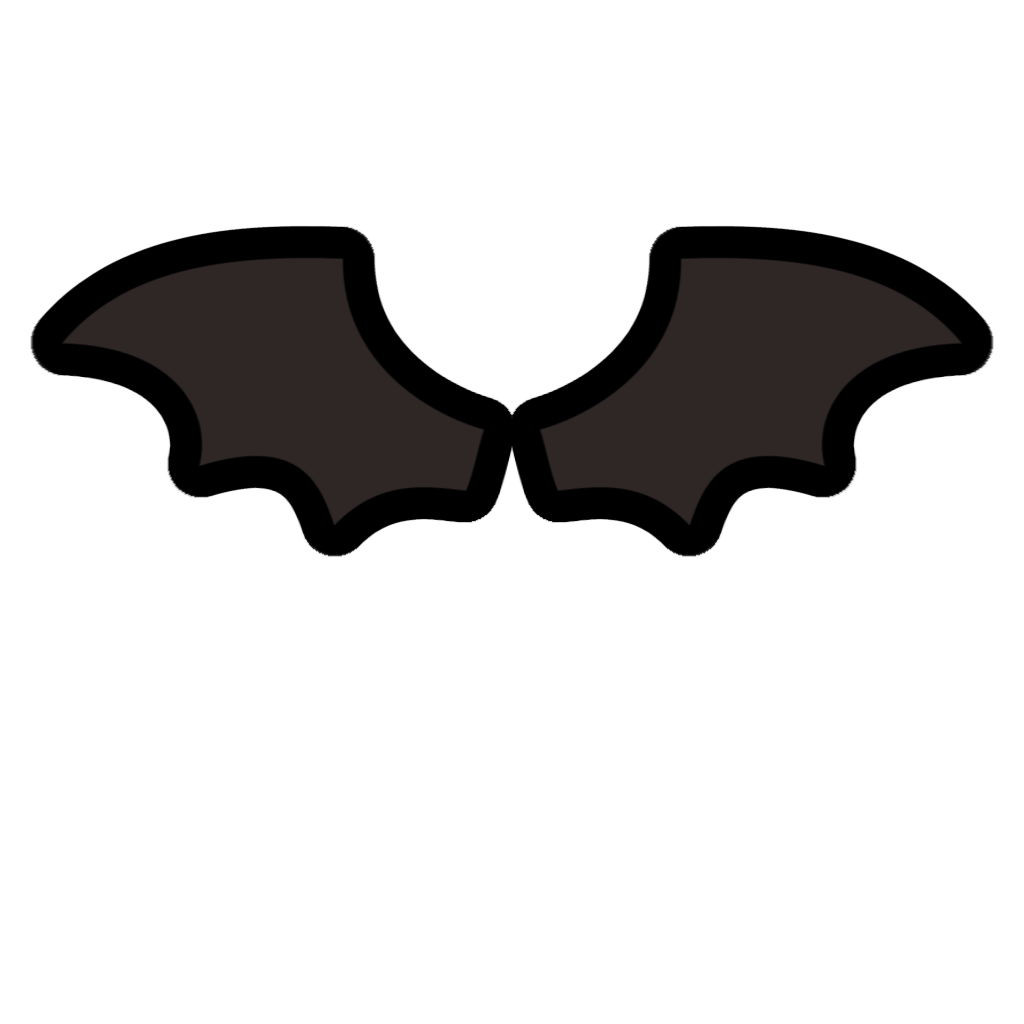
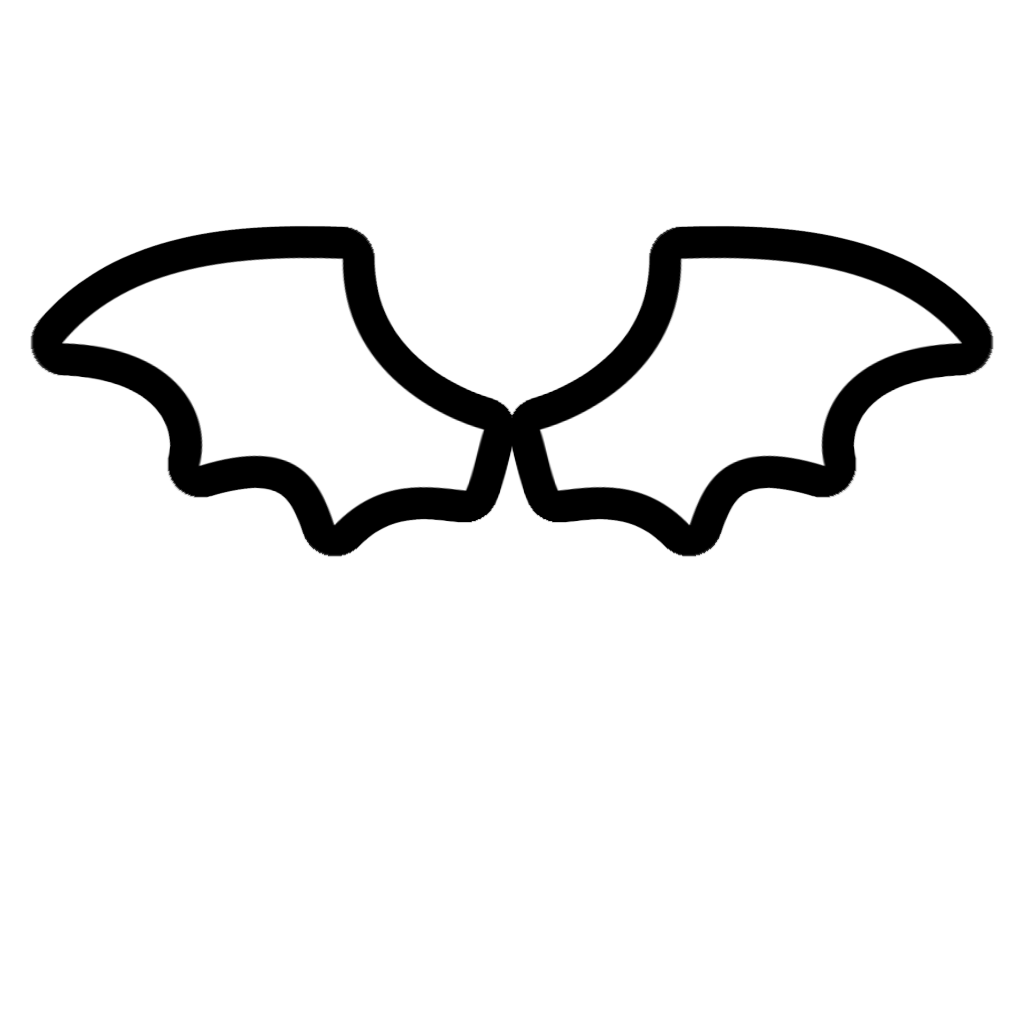
The second 1024px x 1024px image is a revision of the first. Changes to its layers:
painted on "Wings", masked it over [61, 257, 963, 526]